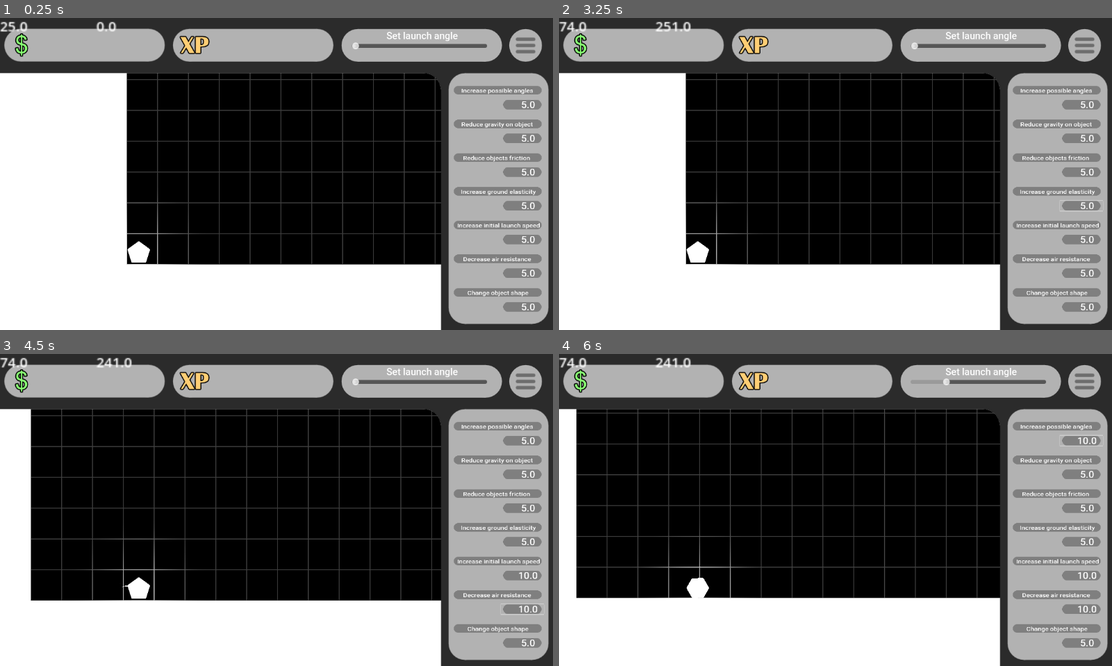
Above: before the commit, frames 1-4 (two rows, left to right).
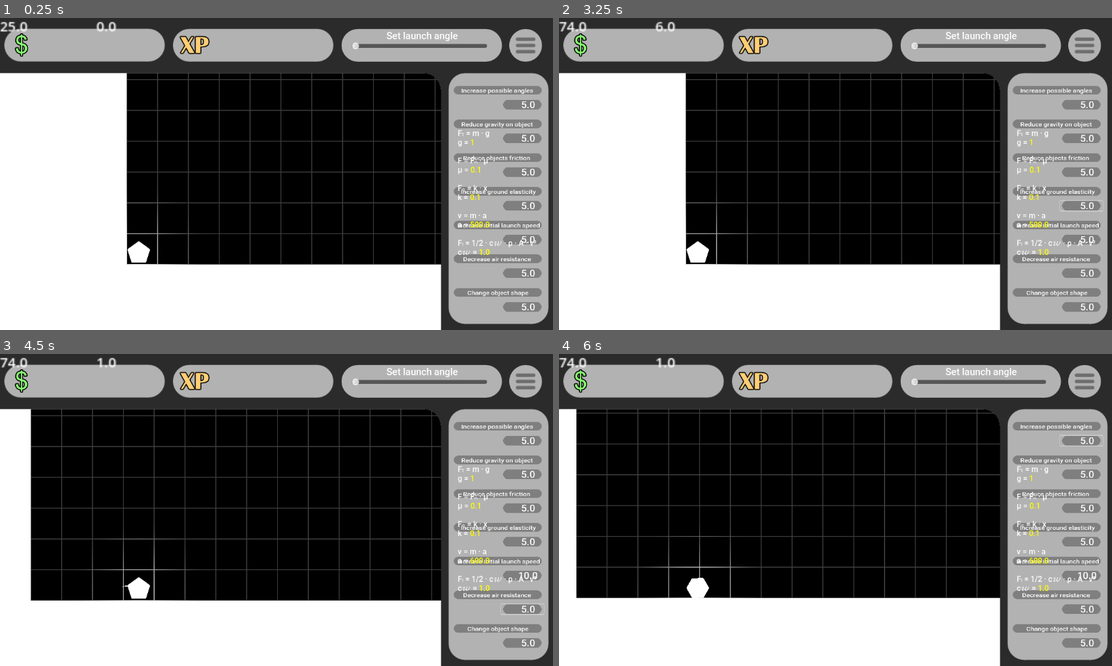
Above: after the commit, the same moments.

Repository: Lueegee1/Skr-t-Kast-Spil
Game: Godot game, scene res://main/root.tscn
The game is run twice, just before and just after one commit, with the same random seed, the same clock (stepped at 60 frames per second) and the same inputs.
Inputs (mouse positions are in pixels of both pictures, inside the frame that each line leads up to):
- Up to frame 1 (0.25 s): no input
- Up to frame 2 (3.25 s): click (1078, 105) at 0.5 s; click (1078, 139) at 1.25 s; click (1078, 170) at 2 s; click (1078, 205) at 2.75 s
- Up to frame 3 (4.5 s): click (519, 575) at 3.5 s; click (519, 609) at 4.25 s
- Up to frame 4 (6 s): click (1078, 644) at 5 s; click (1078, 441) at 5.75 s

The runs differ from the first frame. In frame 1, 0.4% of the frame differs, in the area x 82-97%, y 35-76%; in frame 2, 0.5%; in frame 3, 0.5%; in frame 4, 0.7%, in the area x 17-98%, y 1-83%.
Error in both runs: Invalid assignment of property or key 'launch_angle' with value of type 'Nil' on a base object of type 'RigidBody2D (BallMechanics.gd)'. (res://main/Global.gd:…

Commit message:
push now

Diff:
--- a/main/Inventory.gd
+++ b/main/Inventory.gd
@@ -14,7 +14,7 @@
 		Global.exp = int(-Global.Ball.position.y)
 	pass
 func _get_money(pos):
-	Global.money += pos
+	Global.money += pos*pos/10000
 	Global.money = int(Global.money)
 func _remove_money(price):
 	Global.money -= price
--- a/main/Ui_And_Mainscript.gd
+++ b/main/Ui_And_Mainscript.gd
@@ -51,14 +51,8 @@
 @onready var object = $LaunchSite/RigidBody2D/Sprite2D
 @onready var collisionshape = $LaunchSite/RigidBody2D/CollisionPolygon2D
 
-# ---------------------------------------------------------
-# Load your font ONCE
-# ---------------------------------------------------------
 var ui_font := preload("res://Assets/Roboto-Medium.ttf")
 
-# ---------------------------------------------------------
-# Fixed attach_text()
-# ---------------------------------------------------------
 func attach_text(parent: Node, txt: String, offset := Vector2(0,0), font_size := 24):
 	var lbl := Label.new()
 	lbl.text = txt
@@ -82,7 +76,6 @@
 	object.scale = Vector2(0.1,0.1)
 	collision_follow_sprite(object, collisionshape)
 
-	# Name texts with custom position + font size
 	attach_text(name1, "Increase possible angles", Vector2(-168, -17), 30)
 	attach_text(name2, "Reduce gravity on object", Vector2(-168, -17), 30)
 	attach_text(name3, "Reduce objects friction", Vector2(-160, -17), 30)
@@ -91,7 +84,6 @@
 	attach_text(name6, "Decrease air resistance", Vector2(-160, -17), 30)
 	attach_text(name7, "Change object shape", Vector2(-140, -17), 30)
 
-	# Buttons
 	button_labels = [
 		attach_text(upgbtn1, str(angle_price), Vector2(-20,-20), 34),
 		attach_text(upgbtn2, str(gravity_price), Vector2(-20,-20), 34),
@@ -111,6 +103,31 @@
 		upgbtn7: $UI/Camera2D/CanvasLayer/VBoxContainer/Shape,
 	}
 
+func update_formula_text():
+	var text := ""
+	text += "Fₜ = m · g\n"
+	text += "g = [color=yellow]%s[/color]\n\n" % Global.Ball.gravity
+
+	text += "F = Fₙ · μ\n"
+	text += "μ = [color=yellow]%s[/color]\n\n" % Global.Ball.ground_friction
+
+	text += "Fₑ = k · x\n"
+	text += "k = [color=yellow]%s[/color]\n\n" % Global.Ball.ground_elasticity
+
+	text += "v = m · a\n"
+	text += "a = [color=yellow]%s[/color]\n\n" % Global.Ball.launch_speed
+
+	text += "Fₗ = 1/2 · c𝓌 · ρ · A · v²\n"
+	text += "c𝓌 = [color=yellow]%s[/color]\n" % Global.Ball.air_resistance
+
+
+
+	var lbl = $UI/Camera2D/CanvasLayer/FormulaLabel
+	lbl.bbcode_enabled = true
+	lbl.bbcode_text = text
+
+
+
 
 func _rounding(num):
 	var exponent = int(log(num+1)/log(10))
@@ -144,6 +161,8 @@
 	$UI/Camera2D/CanvasLayer/VBoxContainer/Settings.position = Vector2(250,20)
 	$UI/Camera2D/CanvasLayer/VBoxContainer/Angle_Label.position = Vector2(2,25)
 	$UI/Camera2D/CanvasLayer/VBoxContainer/Angle.position = Vector2(-70,50)
+	$UI/Camera2D/CanvasLayer/FormulaLabel.position = Vector2(950,230)
+	update_formula_text()
 var list_start_pos := Vector2(233, 150)
 var name_to_button_gap := 30
 var entry_gap := 70
--- a/main/main.tscn
+++ b/main/main.tscn
@@ -271,6 +271,14 @@
 position = Vector2(591, -329)
 texture = ExtResource("5_na0o7")
 
+[node name="FormulaLabel" type="RichTextLabel" parent="UI/Camera2D/CanvasLayer"]
+offset_right = 494.0
+offset_bottom = 531.0
+mouse_filter = 2
+theme_override_fonts/normal_font = ExtResource("5_n3o0a")
+bbcode_enabled = true
+scroll_active = false
+
 [node name="Trail" type="Line2D" parent="."]
 position = Vector2(581, -329)
 width_curve = SubResource("Curve_67ri8")
@@ -313,10 +321,10 @@
 z_index = -10
 z_as_relative = false
 material = SubResource("ShaderMaterial_kfbq2")
-offset_left = -564.0
-offset_top = -28307.0
-offset_right = 59376.0
-offset_bottom = 614.0
+offset_left = -569.0
+offset_top = -28193.0
+offset_right = 59371.0
+offset_bottom = 728.0
 scale = Vector2(1, 0.99992716)
 script = ExtResource("2_3wy1v")
 
